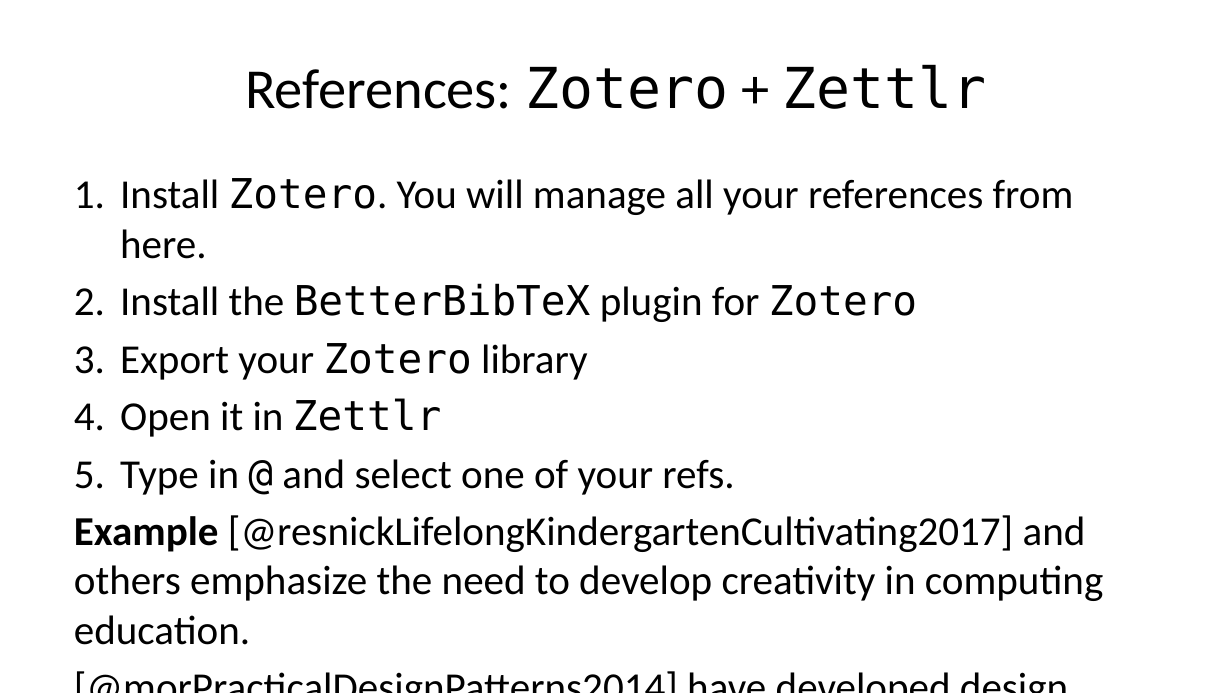
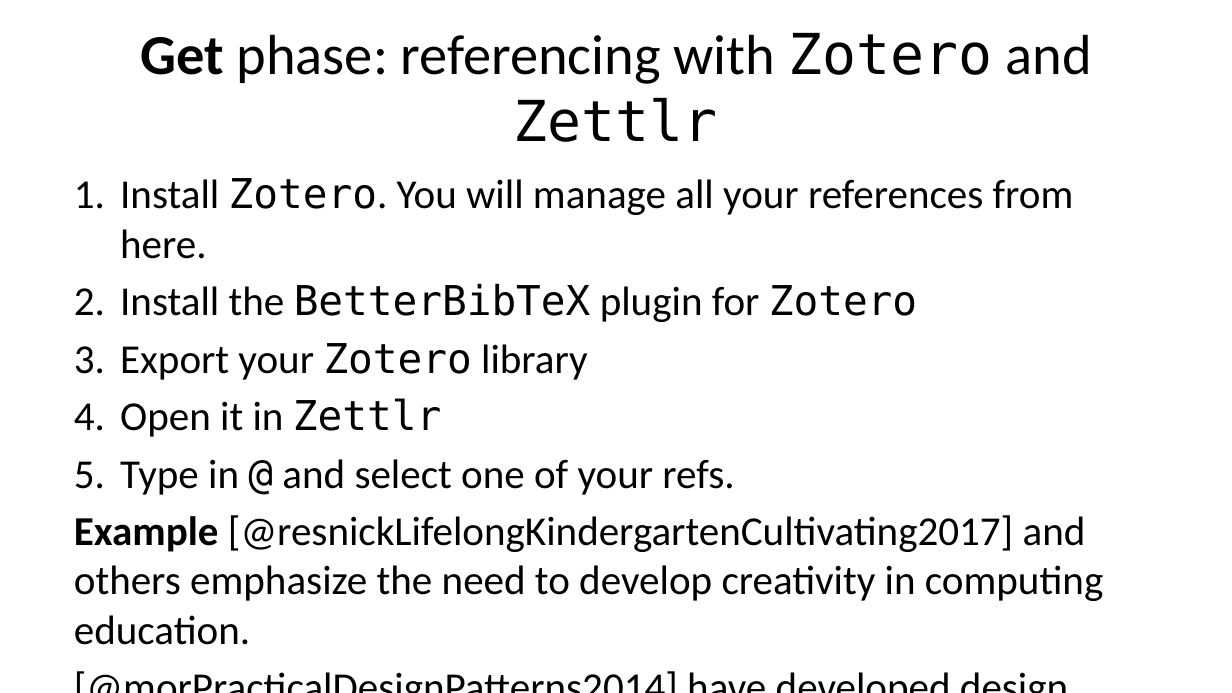
Before and after one commit to smart-edtech/smarties, a slide deck: slide 23 of workshop/markdown/index.pptx (slide 22 before the commit). Drawn at 1232x693 pixels with LibreOffice and Linux fonts; fonts in the diff are those of the drawing. Boxes give left, top, right and bottom in pixels: in the first picture for what was removed or moved away, otherwise in the second. Text is boxed around its words. In the diff, an @@ line names an element or a change of style, - is before the commit and + after.

```diff
--- a/workshop/markdown/index.pptx
+++ b/workshop/markdown/index.pptx
@@ title at box(140, 33, 1091, 142): text changed @@
-References: Zotero + Zettlr
+Get phase: referencing with Zotero and Zettlr
```
Also in this commit, not shown: 7 other slides changed, 4 slides added, 2 slides removed, 11 other files.
